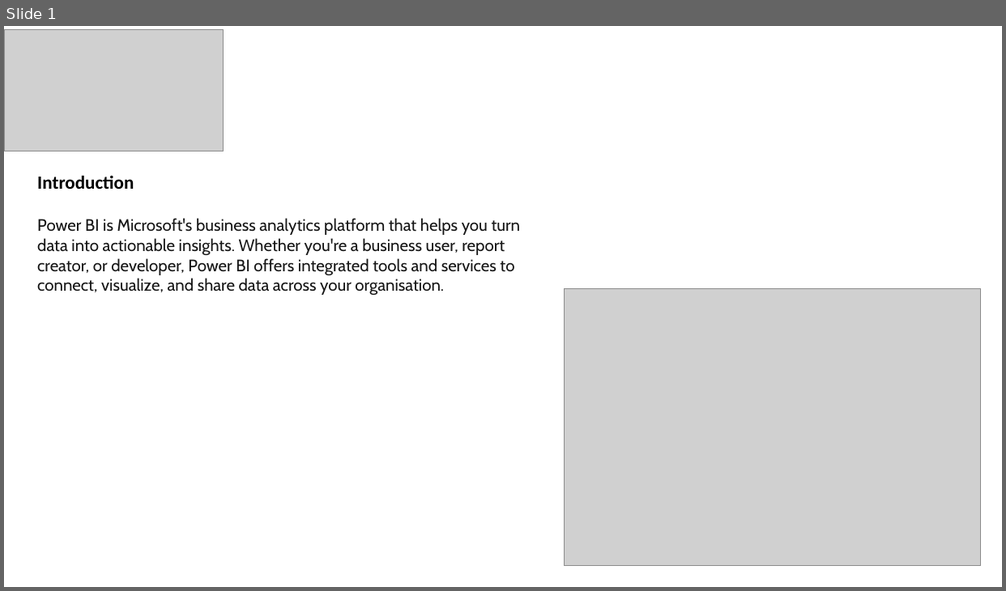
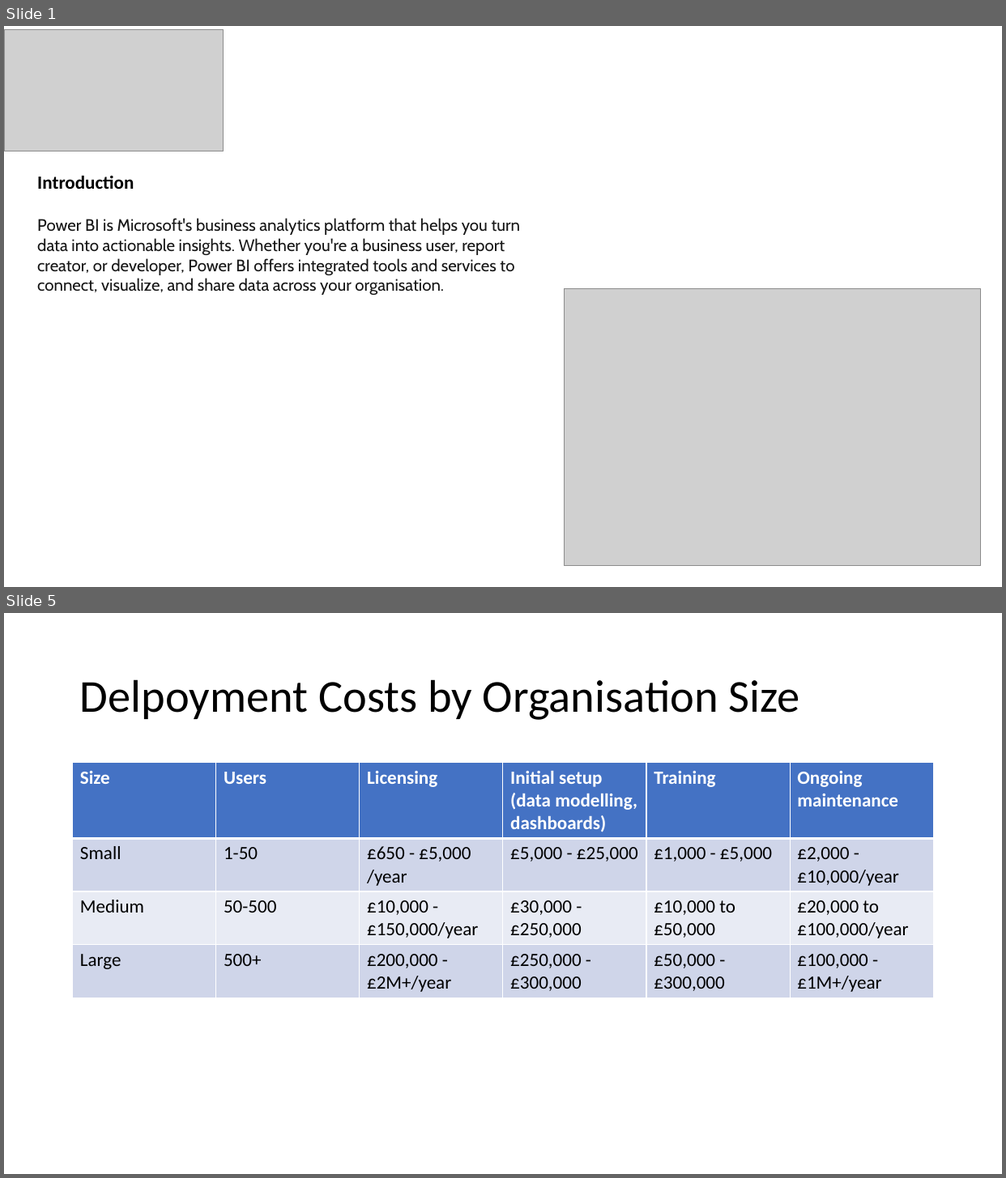
Before and after one commit to paulrot26/Module4, a slide deck: PowerBI.pptx. Shown one above the other, each under a label of ours: slide 1 before the commit, slides 1 and 5 after it; the slides between them are not shown. The pictures are 1006x591 and 1006x1178 pixels, drawn with LibreOffice and Linux fonts; fonts in the diff are those of the drawing; grey boxes stand for pictures. Boxes give left, top, right and bottom in pixels: in the first picture for what was removed or moved away, otherwise in the second. Text is boxed around its words. In the diff, an @@ line names an element or a change of style, - is before the commit and + after.

```diff
--- a/PowerBI.pptx
+++ b/PowerBI.pptx
@@ slide 5 added at (4,613,1002,1174), background #FFFFFF @@
@@ title added at (80,679,800,720), 44 pt, text #000000 @@
+Delpoyment Costs by Organisation Size
@@ table added at (73,763,936,995), 4 rows, 6 columns @@
+Size | Users | Licensing | Initial setup (data modelling, dashboards) | Training | Ongoing maintenance
+Small | 1-50 | £650 - £5,000 /year | £5,000 - £25,000 | £1,000 - £5,000 | £2,000 - £10,000/year
+Medium | 50-500 | £10,000 - £150,000/year | £30,000 - £250,000 | £10,000 to £50,000 | £20,000 to £100,000/year
+Large | 500+ | £200,000 - £2M+/year | £250,000 - £300,000 | £50,000 - £300,000 | £100,000 - £1M+/year
```
Also in this commit, not shown: 1 slide changed, 2 other slides added, 1 slide removed.
